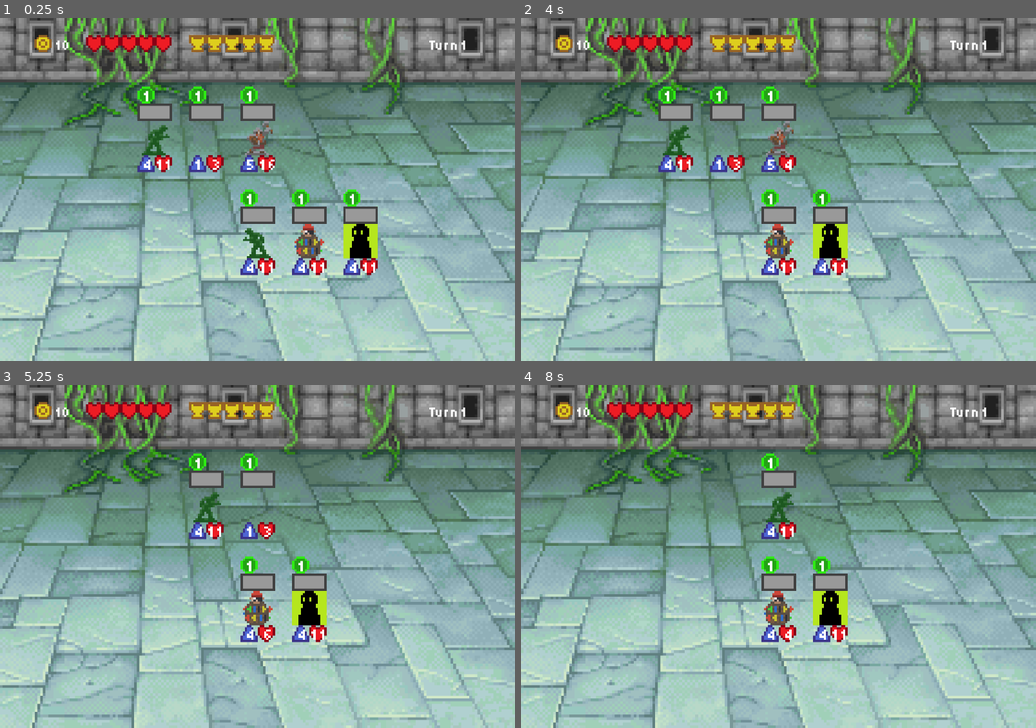
Above: before the commit, frames 1-4 (two rows, left to right).
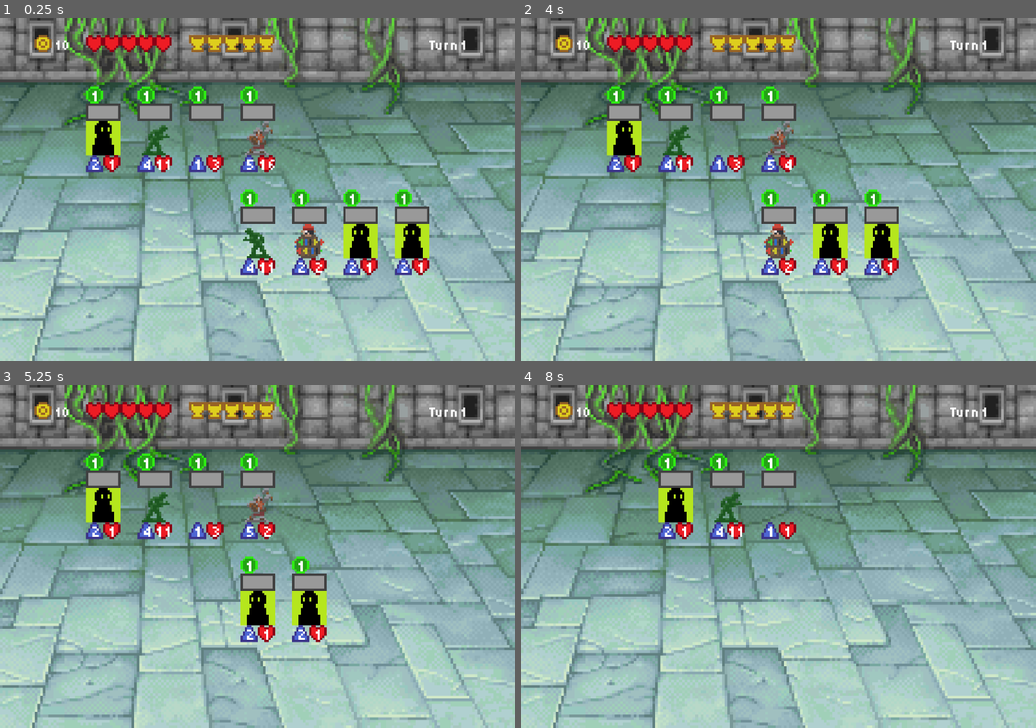
Above: after the commit, the same moments.

Repository: HydriaSensus/Mini-Auto-Toys
Game: Godot game, scene res://Scenes/Test_Battle.tscn
Two runs of this game, one before a commit and one after it. Both use one fixed random seed, a clock stepped at 60 frames per second and the inputs below. The project has no main scene, so this scene is started directly.
Inputs:
- Up to frame 1 (0.25 s): no input
- Up to frame 2 (4 s): tap Enter at 0.5, 2 s; tap Space at 1.25, 3.5 s
- Up to frame 3 (5.25 s): tap Enter at 4.25 s; tap Space at 5 s
- Up to frame 4 (8 s): no input

The runs differ from the first frame. In frame 1, 3.0% of the frame differs, in the area x 16-84%, y 19-76%; in frame 2, 2.9%; in frame 3, 3.7%; in frame 4, 5.1%, in the area x 26-64%, y 19-76%.

Commit message:
Battle Started Logic

Diff:
--- a/Resources/Bluebird.tres
+++ b/Resources/Bluebird.tres
@@ -1,7 +1,8 @@
-[gd_resource type="Resource" script_class="ToyStats" load_steps=4 format=3 uid="uid://cvj5meur2dhwg"]
+[gd_resource type="Resource" script_class="ToyStats" load_steps=5 format=3 uid="uid://cvj5meur2dhwg"]
 
 [ext_resource type="Script" uid="uid://co38vrucneg53" path="res://Resources/ToyStats.gd" id="1_0cyk3"]
 [ext_resource type="Script" uid="uid://c85ec0kxdlat8" path="res://Resources/Abilities/BluebirdAbility.gd" id="1_doci8"]
+[ext_resource type="Texture2D" uid="uid://byh08xxv1b2fr" path="res://sprites/silueta.png" id="3_2au7d"]
 
 [sub_resource type="Resource" id="Resource_2au7d"]
 script = ExtResource("1_doci8")
@@ -10,6 +11,7 @@
 [resource]
 script = ExtResource("1_0cyk3")
 name = "Bluebird"
+sprite = ExtResource("3_2au7d")
 ability = SubResource("Resource_2au7d")
 atk = 2
 metadata/_custom_type_script = "uid://co38vrucneg53"
--- a/Resources/Mosquito.tres
+++ b/Resources/Mosquito.tres
@@ -1,7 +1,8 @@
-[gd_resource type="Resource" script_class="ToyStats" load_steps=4 format=3 uid="uid://urfsblqr2ebl"]
+[gd_resource type="Resource" script_class="ToyStats" load_steps=5 format=3 uid="uid://urfsblqr2ebl"]
 
 [ext_resource type="Script" uid="uid://co38vrucneg53" path="res://Resources/ToyStats.gd" id="1_ewu1j"]
 [ext_resource type="Script" uid="uid://bewisppj8ya1c" path="res://Resources/Abilities/MosquitoAbility.gd" id="1_svxug"]
+[ext_resource type="Texture2D" uid="uid://tofvrpgt6d2g" path="res://sprites/Pirate.png" id="3_rq8sv"]
 
 [sub_resource type="Resource" id="Resource_rq8sv"]
 script = ExtResource("1_svxug")
@@ -12,6 +13,7 @@
 resource_local_to_scene = true
 script = ExtResource("1_ewu1j")
 name = "Mosquito"
+sprite = ExtResource("3_rq8sv")
 ability = SubResource("Resource_rq8sv")
 atk = 2
 hp = 2
--- a/Scenes/Test_Battle.tscn
+++ b/Scenes/Test_Battle.tscn
@@ -10,8 +10,8 @@
 [ext_resource type="Texture2D" uid="uid://crlcrhp7h24pe" path="res://sprites/Cleric.png" id="6_0uy25"]
 [ext_resource type="Texture2D" uid="uid://dx70tur8hxbfg" path="res://sprites/Soldier.png" id="7_mqx8m"]
 [ext_resource type="Script" uid="uid://b23o4a8gtrsn2" path="res://Resources/Abilities/CricketAbility.gd" id="8_jws7u"]
-[ext_resource type="Texture2D" uid="uid://tofvrpgt6d2g" path="res://sprites/Pirate.png" id="9_0uy25"]
-[ext_resource type="Texture2D" uid="uid://byh08xxv1b2fr" path="res://sprites/silueta.png" id="10_slll7"]
+[ext_resource type="Resource" uid="uid://urfsblqr2ebl" path="res://Resources/Mosquito.tres" id="11_2mqp7"]
+[ext_resource type="Resource" uid="uid://cvj5meur2dhwg" path="res://Resources/Bluebird.tres" id="12_5uxge"]
 
 [sub_resource type="AtlasTexture" id="AtlasTexture_v0hm8"]
 atlas = ExtResource("2_6gaiu")
@@ -24,7 +24,7 @@
 [sub_resource type="Resource" id="Resource_2mqp7"]
 resource_local_to_scene = true
 script = ExtResource("5_0uy25")
-trigger = 2
+trigger = 7
 metadata/_custom_type_script = "uid://dqt44o7ry2l3"
 
 [sub_resource type="Resource" id="Resource_5uxge"]
@@ -54,7 +54,7 @@
 [sub_resource type="Resource" id="Resource_sss1k"]
 resource_local_to_scene = true
 script = ExtResource("5_0uy25")
-trigger = 3
+trigger = 1
 metadata/_custom_type_script = "uid://dqt44o7ry2l3"
 
 [sub_resource type="Resource" id="Resource_yp3h7"]
@@ -71,7 +71,7 @@
 [sub_resource type="Resource" id="Resource_tw5w3"]
 resource_local_to_scene = true
 script = ExtResource("5_0uy25")
-trigger = 3
+trigger = 1
 metadata/_custom_type_script = "uid://dqt44o7ry2l3"
 
 [sub_resource type="Resource" id="Resource_ctw87"]
@@ -82,40 +82,6 @@
 ability = SubResource("Resource_tw5w3")
 atk = 4
 hp = 11
-metadata/_custom_type_script = "uid://co38vrucneg53"
-
-[sub_resource type="Resource" id="Resource_p7pkm"]
-resource_local_to_scene = true
-script = ExtResource("5_0uy25")
-trigger = 3
-metadata/_custom_type_script = "uid://dqt44o7ry2l3"
-
-[sub_resource type="Resource" id="Resource_1lgi8"]
-resource_local_to_scene = true
-script = ExtResource("5_mqx8m")
-name = "Soldier"
-sprite = ExtResource("9_0uy25")
-ability = SubResource("Resource_p7pkm")
-atk = 4
-hp = 11
-tier = 2
-metadata/_custom_type_script = "uid://co38vrucneg53"
-
-[sub_resource type="Resource" id="Resource_skxg5"]
-resource_local_to_scene = true
-script = ExtResource("5_0uy25")
-trigger = 3
-metadata/_custom_type_script = "uid://dqt44o7ry2l3"
-
-[sub_resource type="Resource" id="Resource_lv60c"]
-resource_local_to_scene = true
-script = ExtResource("5_mqx8m")
-name = "Soldier"
-sprite = ExtResource("10_slll7")
-ability = SubResource("Resource_skxg5")
-atk = 4
-hp = 11
-tier = 3
 metadata/_custom_type_script = "uid://co38vrucneg53"
 
 [node name="Control" type="Control"]
@@ -197,6 +163,10 @@
 layout_mode = 2
 toy = SubResource("Resource_yp3h7")
 
+[node name="Enemy_Pet5" parent="VBoxContainer/PlayerTeam" instance=ExtResource("4_0uy25")]
+layout_mode = 2
+toy = ExtResource("12_5uxge")
+
 [node name="EnemyTeam" type="HBoxContainer" parent="VBoxContainer"]
 layout_mode = 2
 size_flags_horizontal = 0
@@ -216,10 +186,14 @@
 
 [node name="Enemy_Pet2" parent="VBoxContainer/EnemyTeam" instance=ExtResource("4_0uy25")]
 layout_mode = 2
-toy = SubResource("Resource_1lgi8")
+toy = ExtResource("11_2mqp7")
 
 [node name="Enemy_Pet3" parent="VBoxContainer/EnemyTeam" instance=ExtResource("4_0uy25")]
 layout_mode = 2
-toy = SubResource("Resource_lv60c")
+toy = ExtResource("12_5uxge")
+
+[node name="Enemy_Pet4" parent="VBoxContainer/EnemyTeam" instance=ExtResource("4_0uy25")]
+layout_mode = 2
+toy = ExtResource("12_5uxge")
 
 [connection signal="timeout" from="TurnTimer" to="." method="_on_turn_timer_timeout"]
--- a/Scenes/test_battle.gd
+++ b/Scenes/test_battle.gd
@@ -8,6 +8,7 @@
 
 var player_list:Array
 var enemy_list:Array
+var battle_start_list:Array
 
 #signal attack
 
@@ -23,6 +24,8 @@
 	for child:Node in team.get_children():
 		#if child is VBoxContainer:
 		if child.is_in_group("Toy"):
+			if child.toy.ability.trigger == child.toy.ability.TriggerList.BattleStarted:
+				battle_start_list.push_back(child)
 			connect_signals(child)
 			child.toy.ready()
 			list.push_back(child)
@@ -37,6 +40,21 @@
 		pet.toy.ability.connect("summon",_on_summon)
 		printerr(pet.toy.name,": Señal summon conectada")
 
+func _on_battle_start()->void:
+	battle_start_list.sort_custom(func(a, b):
+		if a.toy.atk != b.toy.atk:
+			return a.toy.atk > b.toy.atk
+		# Desempate 1: index dentro de su padre
+		if a.get_index() != b.get_index():
+			return a.get_index() > b.get_index()  # mayor index primero
+		# Desempate 2: prioridad por equipo
+		return a.get_parent().name == "player_team"
+	)
+	for node:Node in battle_start_list:
+		node.toy.use_ability()
+		print(node.toy.name,node.toy.atk,node.get_parent().name)
+
+
 func _on_summon(pet,summoner_index)->void:
 	var summon = UI_PET.instantiate()
 	player_list.insert(summoner_index,summon)
@@ -48,6 +66,7 @@
 
 func start_battle():
 	print("Battle starts")
+	_on_battle_start()
 	print(player_list[0].toy.current_hp)
 	print(enemy_list[0].toy.current_hp)
 	turn_timer.start()
Not shown: 1 places in Scenes/Test_Battle.tscn that only renumber resources
